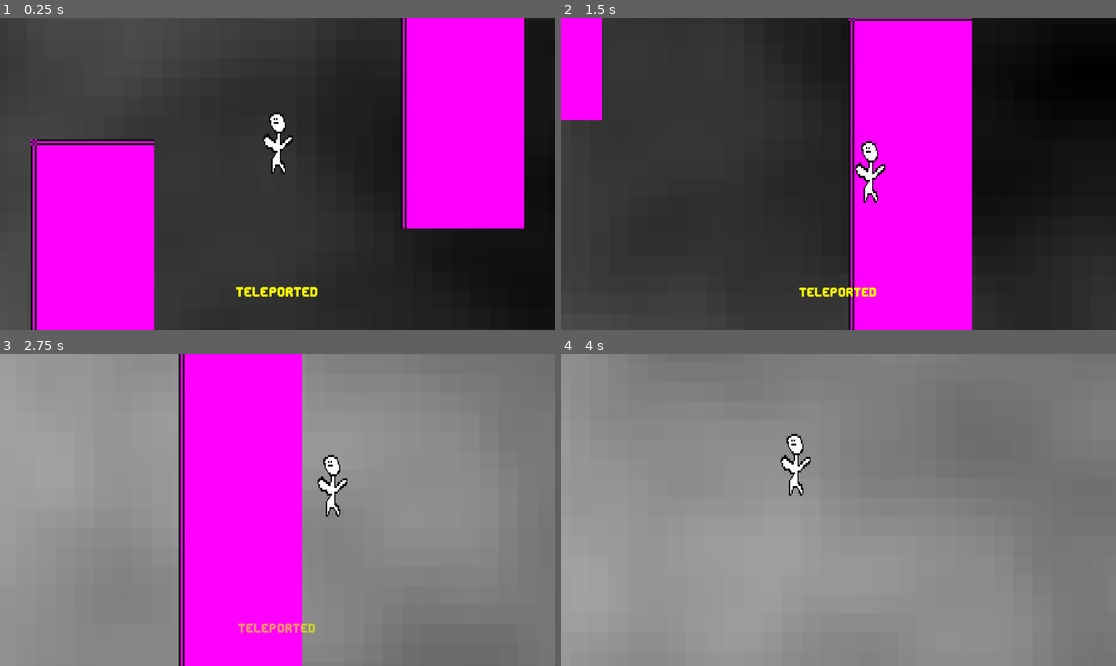
Above: before the commit, frames 1-4 (two rows, left to right).
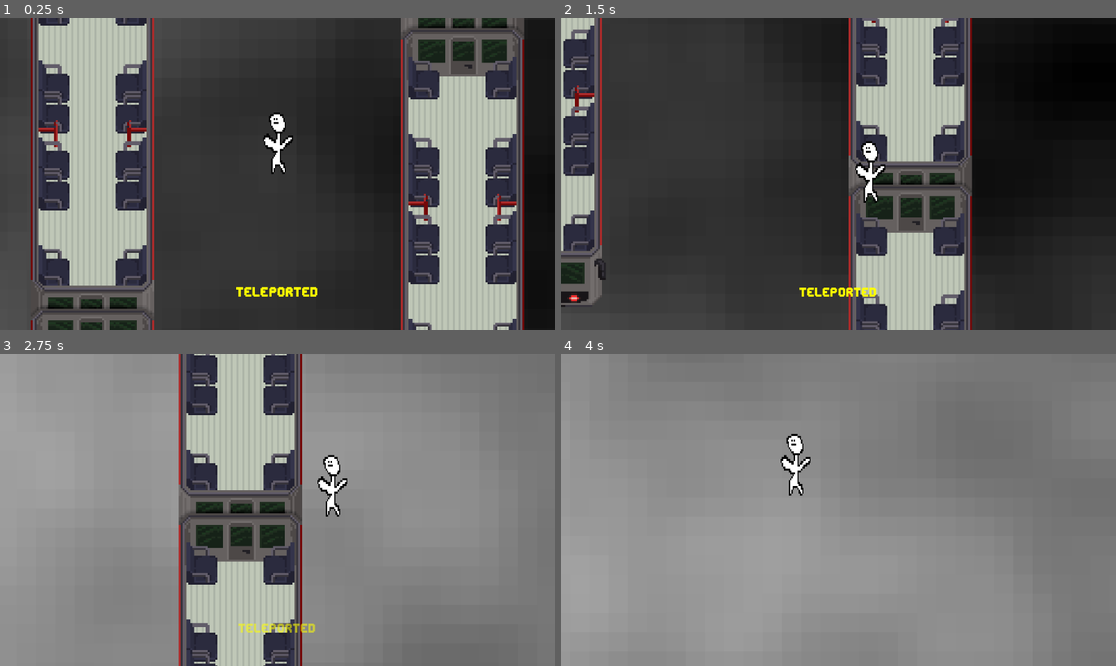
Above: after the commit, the same moments.

Repository: Tejty/ticketless
Game: Godot game, scene res://scenes/game.tscn
Two runs of this game, one before a commit and one after it. Both use one fixed random seed, a clock stepped at 60 frames per second and the inputs below.
Inputs:
- Up to frame 1 (0.25 s): no input
- Up to frame 2 (1.5 s): hold D (right) 0.53-1.28 s; tap E (interact) at 0.6, 1.35 s; hold S (down) from 1.28 s (still down)
- Up to frame 3 (2.75 s): release S (down) at 2.03 s; hold D (right) from 2.03 s (still down); tap E (interact) at 2.1 s
- Up to frame 4 (4 s): release D (right) at 2.78 s; hold W (up) 2.78-3.53 s; tap E (interact) at 2.85, 3.6 s; hold A (left) from 3.53 s (still down)

The runs differ from the first frame. In frame 1, 43% of the frame differs, in the area x 5-95%, y 0-100%; in frame 2, 27%; in frame 3, 22%; in frame 4, nothing differs.

Commit message:
Added train sprites

Diff:
--- a/scenes/game.tscn
+++ b/scenes/game.tscn
@@ -5,6 +5,8 @@
 [ext_resource type="PackedScene" uid="uid://y41x08aorkje" path="res://scenes/system/train.tscn" id="3_lnu2h"]
 [ext_resource type="Curve" uid="uid://cqvqarfmo4wpc" path="res://assets/resources/strain_scpeed_curve.tres" id="4_iywne"]
 [ext_resource type="Script" uid="uid://cek8rxqg758yc" path="res://scripts/StationManager.gd" id="4_lbhrr"]
+[ext_resource type="Texture2D" uid="uid://cdb54ko8j3n7h" path="res://assets/trains/train_down.png" id="5_gee14"]
+[ext_resource type="Texture2D" uid="uid://dgdg5l4xfmpjf" path="res://assets/trains/train_up.png" id="6_0tnpc"]
 [ext_resource type="PackedScene" uid="uid://dd71yh7l71eun" path="res://scenes/ui/hud.tscn" id="6_p57ef"]
 [ext_resource type="Script" uid="uid://3x5qweeh7vtf" path="res://scripts/UiConnect.gd" id="7_u5sy4"]
 
@@ -55,8 +57,12 @@
 speed_curve = ExtResource("4_iywne")
 player = NodePath("../../../Player")
 
+[node name="Sprite2D2" type="Sprite2D" parent="StationSystem/Trains/TrainDown" unique_id=877566705]
+texture = ExtResource("5_gee14")
+
 [node name="TrainUp" parent="StationSystem/Trains" unique_id=1714967927 node_paths=PackedStringArray("player") instance=ExtResource("3_lnu2h")]
 position = Vector2(-346, 189)
+rotation = -3.1415927
 direction = -1
 dock_duration = 5.1
 travel_duration = 6.1
@@ -64,6 +70,10 @@
 initial_progress = 0.3
 speed_curve = ExtResource("4_iywne")
 player = NodePath("../../../Player")
+
+[node name="Sprite2D2" type="Sprite2D" parent="StationSystem/Trains/TrainUp" unique_id=448721245]
+texture = ExtResource("6_0tnpc")
+flip_v = true
 
 [node name="StationManager" type="Node" parent="StationSystem" unique_id=1639767292 node_paths=PackedStringArray("stops")]
 script = ExtResource("4_lbhrr")
--- a/scenes/system/train.tscn
+++ b/scenes/system/train.tscn
@@ -2,17 +2,11 @@
 
 [ext_resource type="Script" uid="uid://cogf6rx31w02q" path="res://scripts/Train.gd" id="1_c08wq"]
 
-[sub_resource type="PlaceholderTexture2D" id="PlaceholderTexture2D_l5udp"]
-size = Vector2(64, 192)
-
 [sub_resource type="RectangleShape2D" id="RectangleShape2D_vq2uu"]
-size = Vector2(64, 192)
+size = Vector2(64, 384)
 
 [node name="Train" type="Node2D" unique_id=1242807581]
 script = ExtResource("1_c08wq")
-
-[node name="Sprite2D" type="Sprite2D" parent="." unique_id=402548783]
-texture = SubResource("PlaceholderTexture2D_l5udp")
 
 [node name="Area2D" type="Area2D" parent="." unique_id=1793128886]
 
Binary file added: assets/trains/train_down.png
Not shown, added: assets/trains/train_down.png.import
Binary file added: assets/trains/train_up.png
Not shown, added: assets/trains/train_up.png.import
